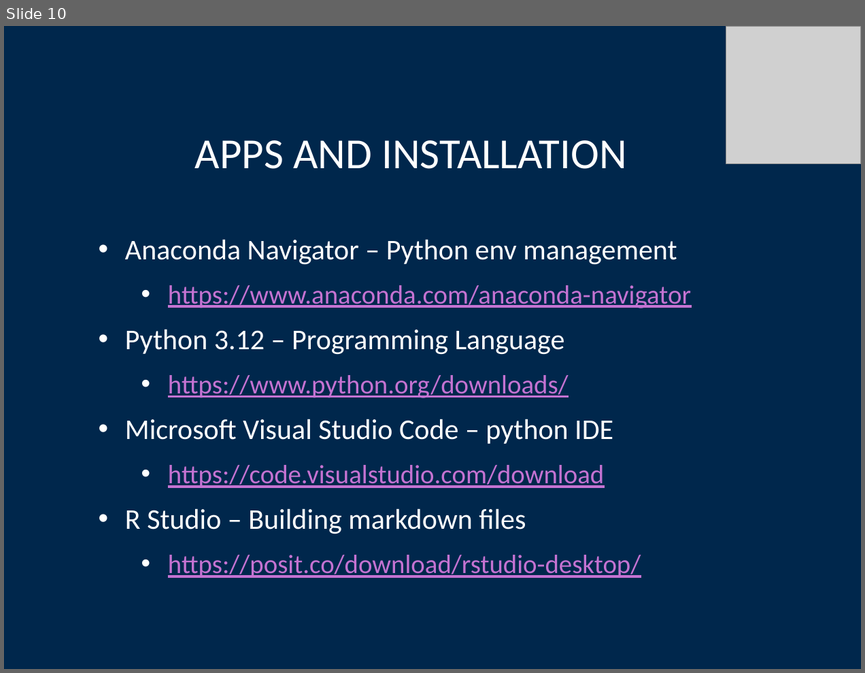
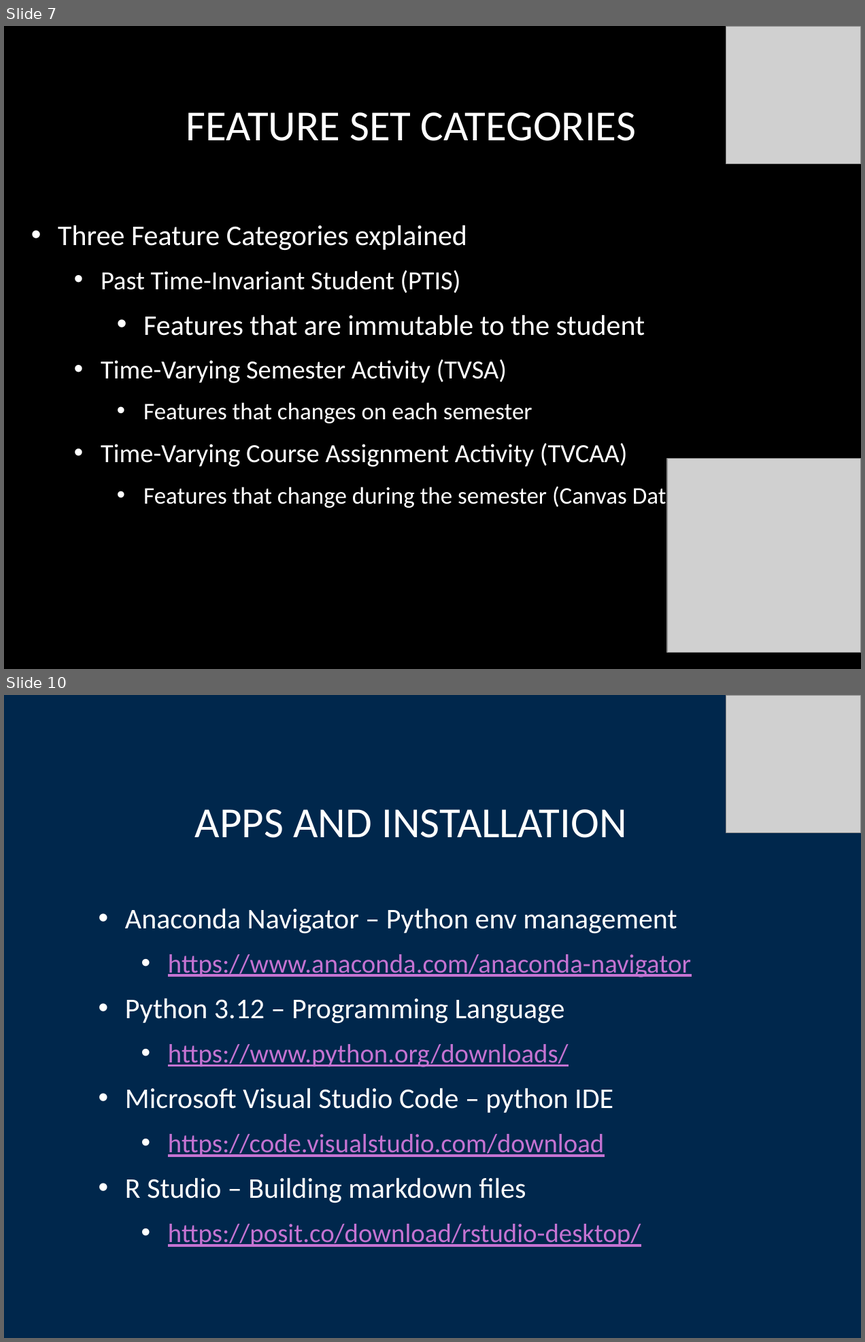
Before and after one commit to tastslikchkn/MI-AIR, a slide deck: Milestone_2/CSC587_2024_OnlineCSESTudentSuccessInd_052824.pptx. Shown one above the other, each under a label of ours: slide 10 before the commit, slides 7 and 10 after it; the slides between them are not shown. The pictures are 865x673 and 865x1342 pixels, drawn with LibreOffice and Linux fonts; fonts in the diff are those of the drawing; grey boxes stand for pictures; background and template pictures are left out. Boxes give left, top, right and bottom in pixels: in the first picture for what was removed or moved away, otherwise in the second. Text is boxed around its words. In the diff, an @@ line names an element or a change of style, - is before the commit and + after.

```diff
--- a/Milestone_2/CSC587_2024_OnlineCSESTudentSuccessInd_052824.pptx
+++ b/Milestone_2/CSC587_2024_OnlineCSESTudentSuccessInd_052824.pptx
@@ slide 7 added at bbox=[4, 26, 861, 669], background picture (left out) @@
@@ picture added at bbox=[725, 26, 861, 164] @@
@@ title added at bbox=[186, 112, 636, 141], 36 pt, text #FFFFFF @@
+FEATURE SET CATEGORIES
@@ text added at bbox=[58, 225, 685, 509], 22 pt, text #FFFFFF @@
+• Three Feature Categories explained
+  • Past Time-Invariant Student (PTIS)
+    • Features that are immutable to the student
+  • Time-Varying Semester Activity (TVSA)
+    • Features that changes on each semester
+  • Time-Varying Course Assignment Activity (TVCAA)
+    • Features that change during the semester (Canvas Data)
@@ picture added at bbox=[667, 458, 861, 652] @@
```
Also in this commit, not shown: 6 slides changed, 4 other slides added, 5 slides removed.
